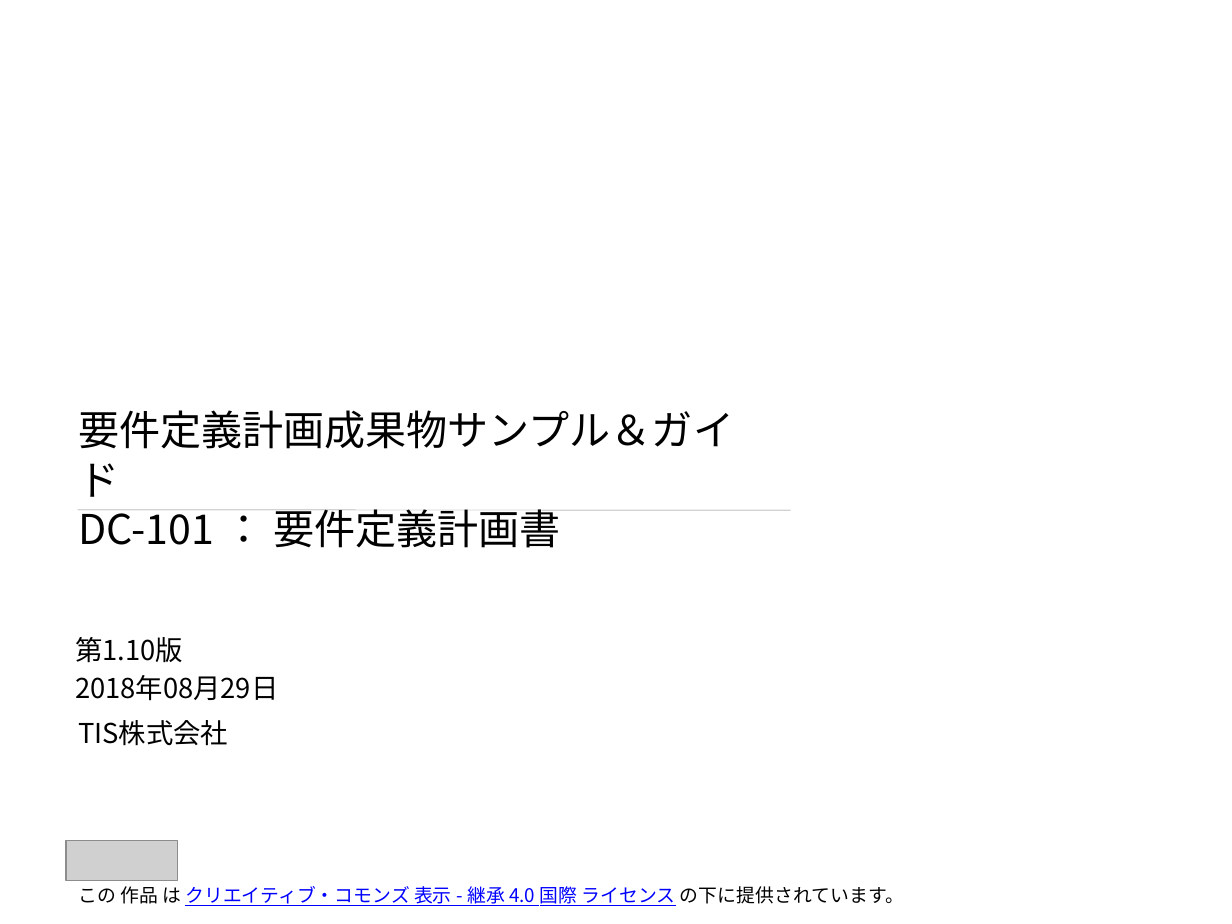
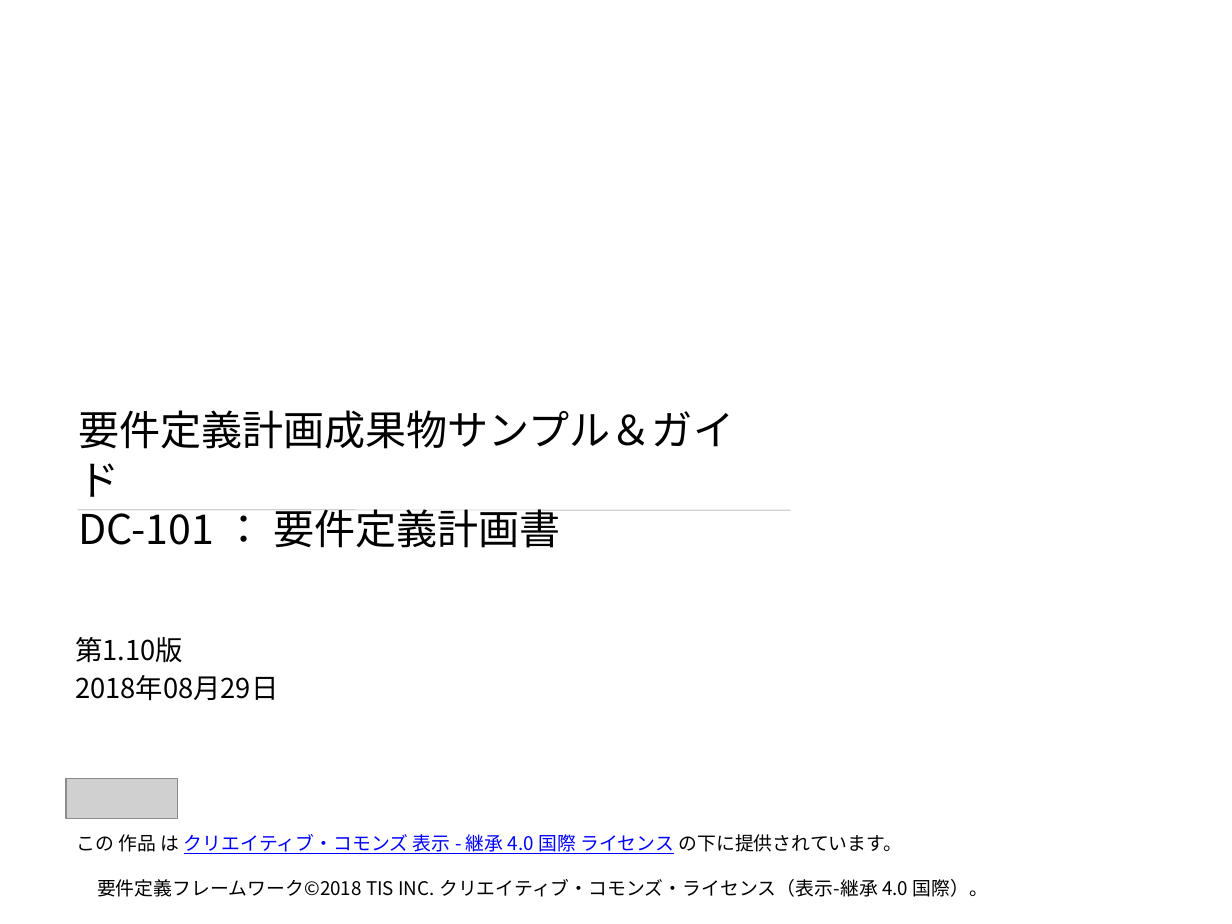
Before and after one commit to Fintan-contents/requirement-definition-fw, a slide deck: slide 1 of docs/3-4_要件定義計画/4_要件定義計画成果物サンプル＆ガイド/成果物サンプル＆ガイド/DC-101_要件定義計画書(サンプル＆ガイド).pptx. Drawn at 1232x924 pixels with LibreOffice and Linux fonts; fonts in the diff are those of the drawing; grey boxes stand for pictures; background and template pictures are left out. Boxes give left, top, right and bottom in pixels: in the first picture for what was removed or moved away, otherwise in the second. Text is boxed around its words. In the diff, an @@ line names an element or a change of style, - is before the commit and + after.

```diff
--- a/docs/3-4_要件定義計画/4_要件定義計画成果物サンプル＆ガイド/成果物サンプル＆ガイド/DC-101_要件定義計画書(サンプル＆ガイド).pptx
+++ b/docs/3-4_要件定義計画/4_要件定義計画成果物サンプル＆ガイド/成果物サンプル＆ガイド/DC-101_要件定義計画書(サンプル＆ガイド).pptx
@@ text removed at (x1=78, y1=720, x2=228, y2=746) @@
-TIS株式会社
@@ picture moved from (x1=67, y1=840, x2=177, y2=880) to (x1=67, y1=779, x2=177, y2=818) @@
@@ text "この 作品 は クリエイティブ・コモンズ 表示 ..." moved from (x1=78, y1=886, x2=904, y2=906) to (x1=77, y1=834, x2=903, y2=854) @@
@@ text added at (x1=97, y1=879, x2=988, y2=897), 11 pt, text #000000 @@
+要件定義フレームワーク©2018 TIS INC. クリエイティブ・コモンズ・ライセンス（表示-継承 4.0 国際）。
```
Also in this commit, not shown: 3 other files.
